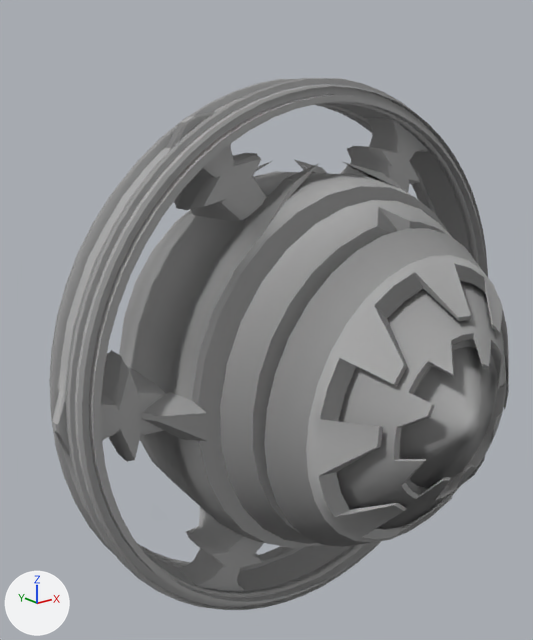
What one commit did to the FBX model Art/Character/Boss Wheel Split/Small/Animations/FBX/BossWheelSplitSmall_Explode.FBX.
The view is the same before and after, from a camera (50 mm lens) standing at (-3.16, -3.37, 3.37) and looking at (-0.32, 0.19, 1.95). Every picture has the same lights, and +X, +Y and +Z are marked at lower left. Vertices at the same position are counted once.

The first picture shows 'wheelBossSmall001'.
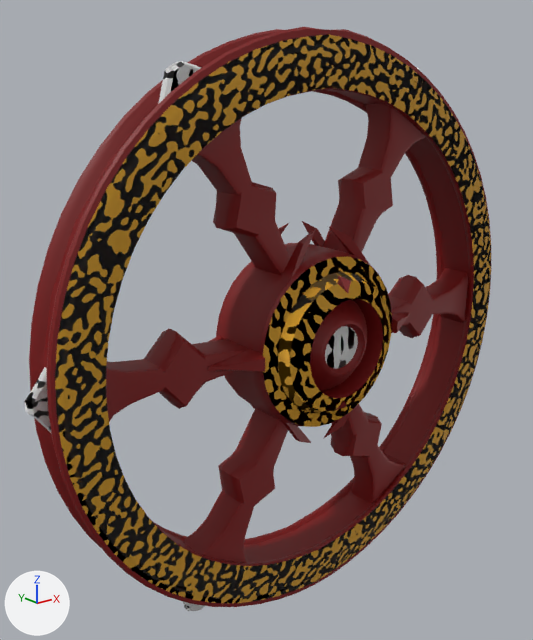
Edits to the scene script, one JSON object a line:
```json
{"op": "add", "block": "img_goldbump_jpg", "code": ["img_goldbump_jpg = load_image('goldBump.jpg', '../../Model/WheelMinion.fbm/goldBump.jpg', 600, 600, 'Non-Color')"]}
{"op": "add", "block": "img_metalbump_jpg", "code": ["img_metalbump_jpg = load_image('metalBump.jpg', '../../Model/WheelMinion.fbm/metalBump.jpg', 512, 512, 'Non-Color')"]}
{"op": "add", "block": "mat_light", "code": ["mat_light = principled_material('light')", "mat_light.base_color = (0.197, 0.00138, 0.00138)  # dark red #7b0505", "mat_light.roughness = 0.553"]}
{"op": "add", "block": "mat_gold", "code": ["mat_gold = bpy.data.materials.new('gold')", "# colours: orange #e7a923", "# uses the picture img_goldbump_jpg"]}
{"op": "add", "block": "mat_white", "code": ["mat_white = bpy.data.materials.new('white')", "# uses the picture img_metalbump_jpg"]}
{"block": "me_mesh", "where": "# used by ob_wheelbosssmall001; location = (-0.115, -0.006, 1.71); scale = (0.00439, 0.00439, 0.00439)"}
{"op": "remove", "block": "me_mesh", "code": "me_mesh.from_pydata(...)  # 4734 vertices, 9481 faces; spans x -394.0..394.0, y -290.0..290.0, z -391.0..391.0"}
{"op": "remove", "block": "me_mesh", "code": "me_mesh.materials.append(mat_lambert1)  # grey #aaaaaa"}
{"op": "add", "block": "me_mesh", "code": "me_mesh.from_pydata(...)  # 3718 vertices, 7449 faces; spans x -15.0..15.0, y -73.0..73.0, z -72.0..72.0"}
{"block": "me_mesh", "change": "me_mesh part 1: 4734 vertices removed from x -394.0..394.0, y -290.0..290.0, z -391.0..391.0"}
{"block": "me_mesh", "change": "me_mesh part 2: 3718 vertices added at x -15.0..15.0, y -73.0..73.0, z -72.0..72.0"}
{"block": "me_mesh", "change": "me_mesh part 3: the surface is now shaded flat"}
{"op": "add", "block": "me_mesh", "code": "me_mesh.materials.append(mat_light)  # dark red #7b0505"}
{"op": "add", "block": "me_mesh", "code": "me_mesh.materials.append(mat_white)"}
{"op": "add", "block": "me_mesh", "code": "me_mesh.materials.append(mat_gold)"}
{"op": "set", "path": "ob_wheelbosssmall001.location", "old": "(-0.115, -0.006, 1.71)", "new": "(-0.123, 0.014, 1.856)"}
{"op": "set", "path": "ob_wheelbosssmall001.rotation_euler", "old": "(0.0, 0.0, 0.0)", "new": "(0.0, 0.0, 1.571)", "note": "degrees (0, 0, 0) -> degrees (0, 0, 90)"}
{"op": "set", "path": "ob_wheelbosssmall001.scale", "old": "(0.00439, 0.00439, 0.00439)", "new": "(0.0254, 0.0254, 0.0254)"}
```

Location of each change, [x1, y1, x2, y2] in pixels of the pictures (533 x 640 px):
```json
{"object": "wheelBossSmall001", "change": "reshaped, moved, turned, rescaled", "before": [49, 78, 509, 610], "after": [24, 27, 491, 611]}
{"part": 1, "of": "me_mesh", "change": "deleted", "before": [49, 78, 509, 610]}
{"part": 2, "of": "me_mesh", "change": "added", "after": [24, 27, 491, 611]}
```
